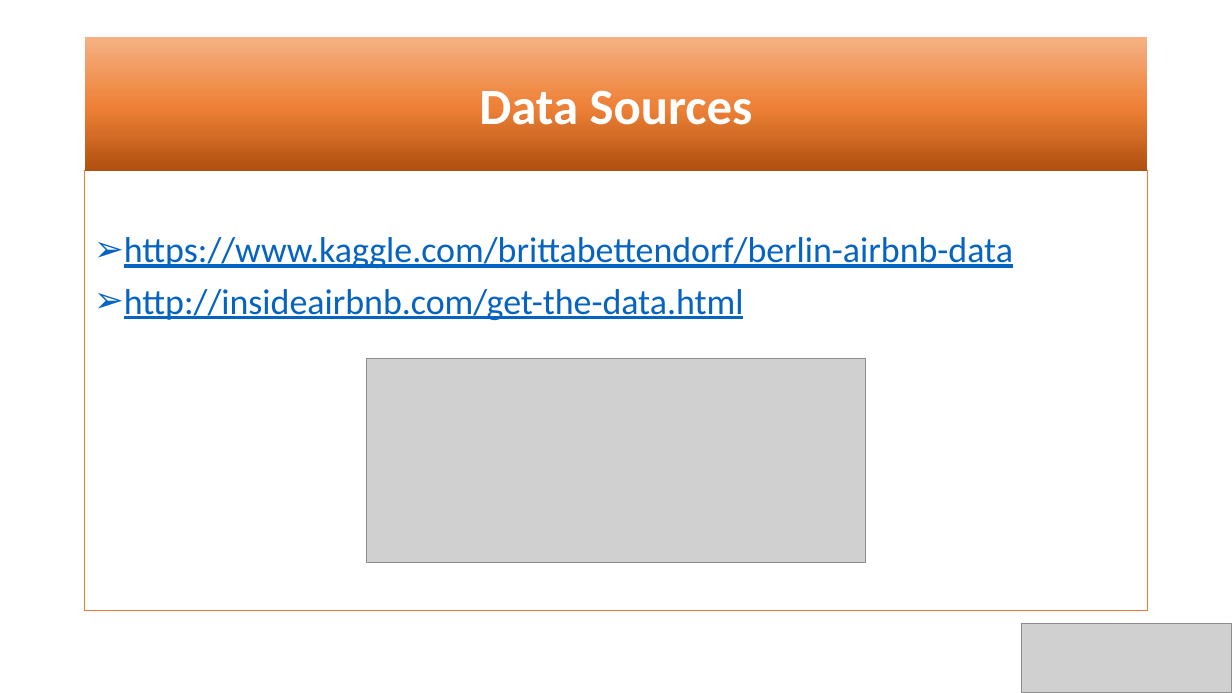
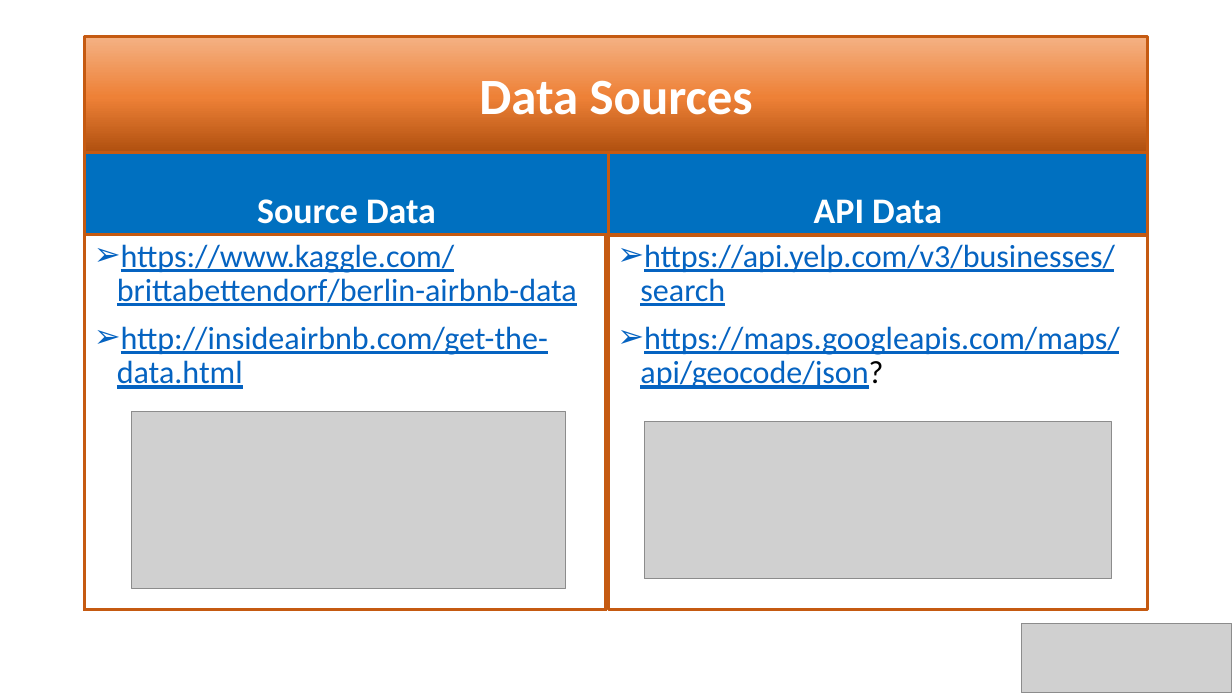
Before and after one commit to SaranyaPandiaraj/Futuristic-Airbnb, a slide deck: slide 4 of Futuristic_Airbnb.pptx. Drawn at 1232x693 pixels with LibreOffice and Linux fonts; fonts in the diff are those of the drawing; grey boxes stand for pictures. Boxes give left, top, right and bottom in pixels: in the first picture for what was removed or moved away, otherwise in the second. Text is boxed around its words. In the diff, an @@ line names an element or a change of style, - is before the commit and + after.

Commit message:
Updating Presentation

```diff
--- a/Futuristic_Airbnb.pptx
+++ b/Futuristic_Airbnb.pptx
@@ title "Data Sources": place and size @@
-title "Data Sources" at [85, 37, 1148, 171]
+title "Data Sources" at [85, 37, 1148, 152]
@@ title "Data Sources" at [85, 37, 1148, 152]: outline none to #C55A11 2.25 pt @@
@@ text added at [85, 152, 608, 236], fill #0070C0, outline #C55A11 2.25 pt, 28 pt, text #FFFFFF, bold @@
+Source Data
@@ text added at [608, 152, 1148, 236], fill #0070C0, outline #C55A11 2.25 pt, 28 pt, text #FFFFFF, bold @@
+API Data
@@ text "https://www.kaggle.com/brittabettendorf/berlin-airbnb-data": place and size @@
-text "https://www.kaggle.com/brittabettendorf/berlin-airbnb-data" at [85, 171, 1148, 611]
+text "https://www.kaggle.com/brittabettendorf/berlin-airbnb-data" at [84, 235, 605, 610]
@@ text "https://www.kaggle.com/brittabettendorf/berlin-airbnb-data" at [84, 235, 605, 610]: size 28 to 25 pt; outline #ED7D31 1 pt to #C55A11 2.25 pt @@
@@ text added at [608, 235, 1148, 610], outline #C55A11 2.25 pt, 25 pt, text #0563C1, underline @@
+➢ https://api.yelp.com/v3/businesses/search
+➢ https://maps.googleapis.com/maps/api/geocode/json?
@@ picture: place and size @@
-picture at [367, 359, 866, 563]
+picture at [132, 411, 567, 589]
@@ picture added at [644, 422, 1112, 579] @@
```
Also in this commit, not shown: 2 other slides changed, 2 slides added.
